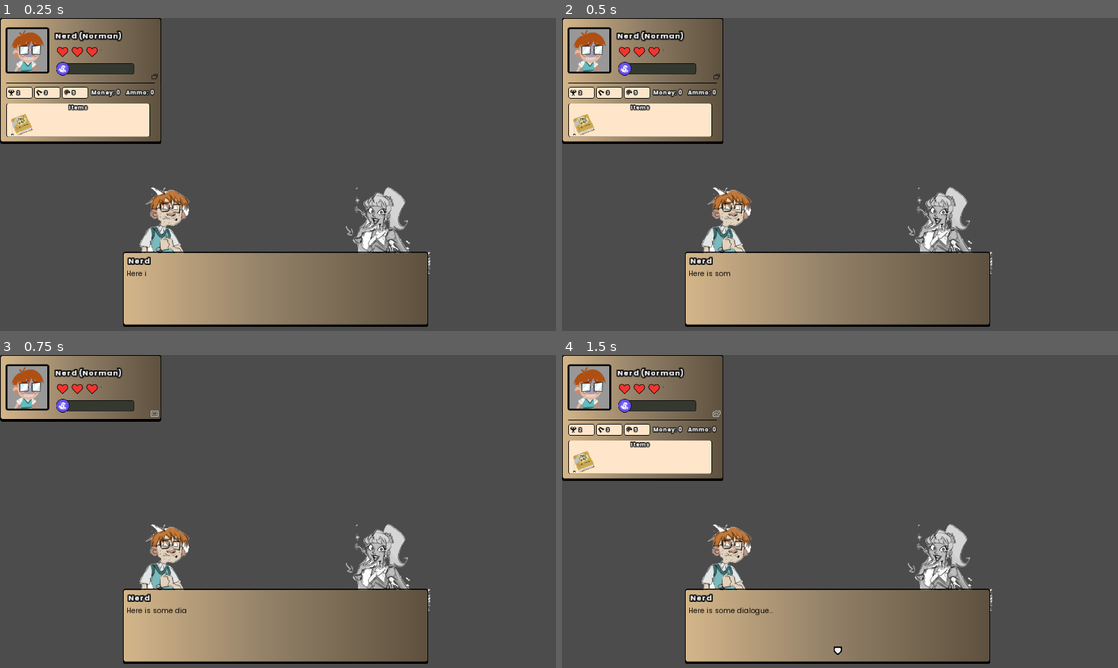
Above: before the commit, frames 1-4 (two rows, left to right).
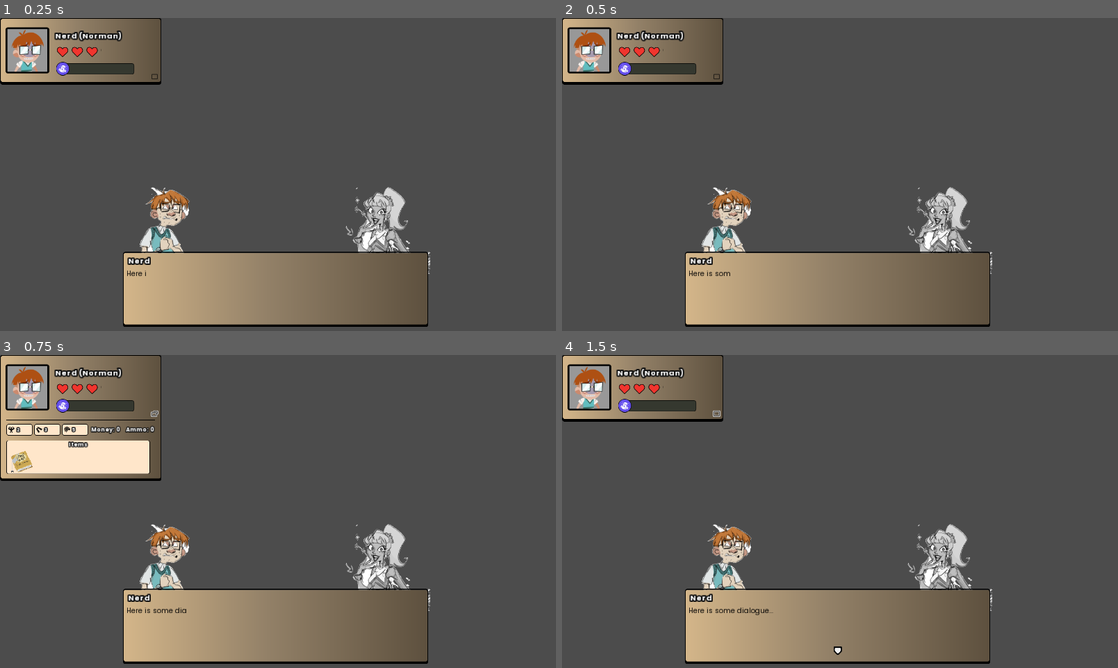
Above: after the commit, the same moments.

Repository: game-jam-it/game-off-jam
Game: Godot game, scene res://Main.tscn
The game is run twice, just before and just after one commit, with the same random seed, the same clock (stepped at 60 frames per second) and the same inputs.
Inputs (mouse positions are in pixels of both pictures, inside the frame that each line leads up to):
- Up to frame 1 (0.25 s): no input
- Up to frame 2 (0.5 s): no input
- Up to frame 3 (0.75 s): click (155, 414) at 0.5 s
- Up to frame 4 (1.5 s): click (717, 414) at 1.27 s

The runs differ from the first frame. In frame 1, 5.2% of the frame differs, in the area x 0-29%, y 17-41%; in frame 2, 5.2%; in frame 3, 5.2%; in frame 4, 5.2%.

Commit message:
Some cleanup
Rewrote some code and added comments

Diff:
--- a/Dialogue/dialogue0.json
+++ b/Dialogue/dialogue0.json
@@ -30,7 +30,7 @@
     "PortraitLeft": "portrait_nerd",
     "PortraitRight": "portrait_cheerleader",
     "Choice": true,
-    "Choice1": ["Keep talking", "show_dialogue", 1],
+    "Choice1": ["Keep talking", ""],
     "Choice2": ["Walk away", "close_dialogue"]
   },
   {
--- a/UserInterface/DialogueSystem/DialogueSystem.gd
+++ b/UserInterface/DialogueSystem/DialogueSystem.gd
@@ -36,22 +36,27 @@
 	if event.is_action_pressed("dialogue_next"):
 		if phrase_finished:
 			if choice_phrase:
+				# Get the method to call
 				var choice_method: String
 				if selected_choice == 1:
 					choice_method = dialogue[current_phrase]["Choice1"][1]
-				else:
+				if selected_choice == 2:
 					choice_method = dialogue[current_phrase]["Choice2"][1]
-				call(choice_method)
+				if self.has_method(choice_method):
+					call(choice_method)
+				# If the dialogue should be cancelled call close_dialogue as the choice_method
 				next_phrase()
 			else:
 				next_phrase()
 		else:
 			text_label.visible_characters = len(text_label.text)
+
+	# Selecting a choice
 	if choice_phrase:
 		if event.is_action_pressed("ui_up"):
-			self.selected_choice = 1
+			self.selected_choice -= 1
 		if event.is_action_pressed("ui_down"):
-			self.selected_choice = 2
+			self.selected_choice += 1
 
 func _process(_delta) -> void:
 	if choice_phrase:
@@ -81,6 +86,7 @@
 
 	phrase_finished = false
 
+	# Setting the dialogue box text and current speaker
 	name_label.text = dialogue[current_phrase]["Name"]
 	text_label.bbcode_text = dialogue[current_phrase]["Text"]
 	text_label.visible_characters = 0
@@ -100,6 +106,7 @@
 		choice_2_label.text = dialogue[current_phrase]["Choice2"][0]
 		choice_system.show()
 
+	# Slowly increase text visibility
 	while text_label.visible_characters < len(text_label.text):
 		text_label.visible_characters += 1
 
@@ -141,18 +148,17 @@
 		portrait_right.material.set("shader_param/grayscale", false)
 
 func set_selected_choice(value: int) -> void:
+	# Currently 2 choices is the maximum
 	selected_choice = clamp(value, 1, 2)
+
 	# Set the indicator on the correct choice
+	choice_1_indicator.modulate.a = 0
+	choice_2_indicator.modulate.a = 0
+
 	if selected_choice == 1:
 		choice_1_indicator.modulate.a = 1
-		choice_2_indicator.modulate.a = 0
-	else:
-		choice_1_indicator.modulate.a = 0
+	if selected_choice == 2:
 		choice_2_indicator.modulate.a = 1
 
 func close_dialogue() -> void:
 	queue_free()
-
-func show_dialogue() -> void:
-	return
-	#TODO
--- a/UserInterface/ExpeditionUI/ExpeditionUI.tscn
+++ b/UserInterface/ExpeditionUI/ExpeditionUI.tscn
@@ -127,6 +127,7 @@
 custom_styles/normal = SubResource( 9 )
 
 [node name="ExpandedUIBorder" type="NinePatchRect" parent="."]
+visible = false
 show_behind_parent = true
 margin_right = 372.0
 margin_bottom = 290.0
